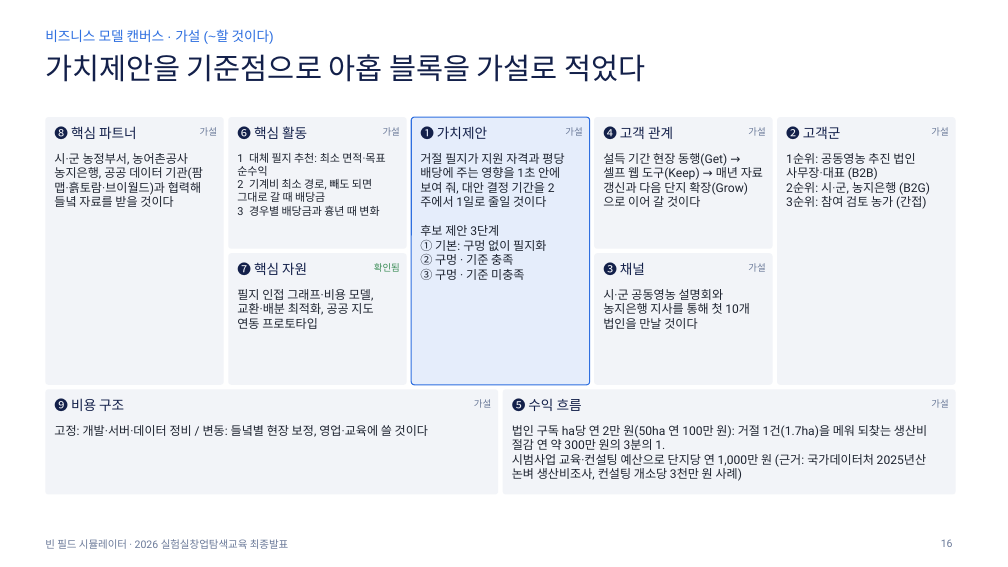
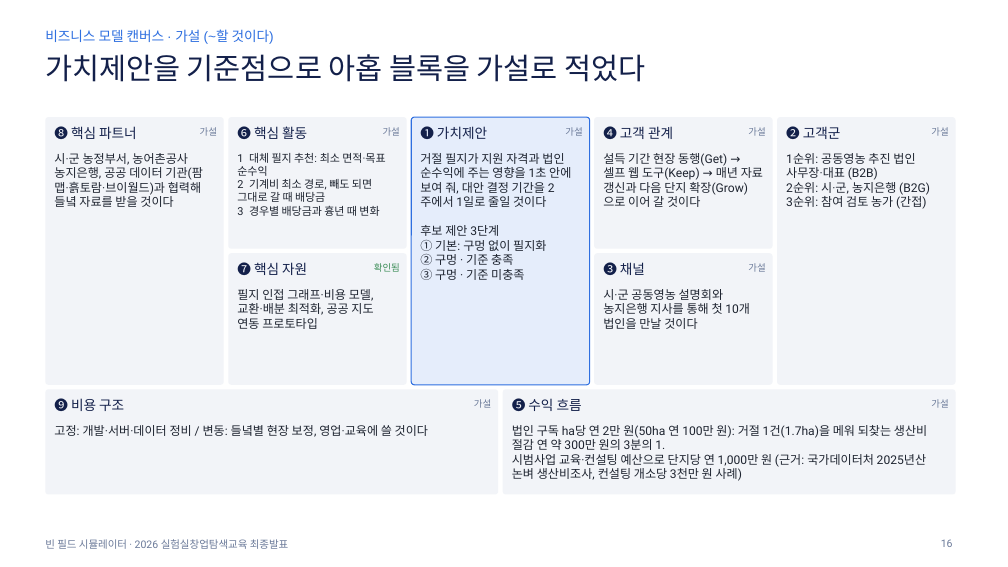
Before and after one commit to yean1234/Cooperative-farming-system, a slide deck: slide 16 of docs/빈필드시뮬레이터_최종발표.pptx. Drawn at 1008x567 pixels with LibreOffice and Linux fonts; fonts in the diff are those of the drawing. Boxes give left, top, right and bottom in pixels: in the first picture for what was removed or moved away, otherwise in the second. Text is boxed around its words. In the diff, an @@ line names an element or a change of style, - is before the commit and + after.

```diff
--- a/docs/빈필드시뮬레이터_최종발표.pptx
+++ b/docs/빈필드시뮬레이터_최종발표.pptx
@@ text at box(420, 153, 571, 207): text changed @@
-거절 필지가 지원 자격과 평당 배당에 주는 영향을 1초 안에 보여 줘, 대안 결정 기간을 2주에서 1일로 줄일 것이다
+거절 필지가 지원 자격과 법인 순수익에 주는 영향을 1초 안에 보여 줘, 대안 결정 기간을 2주에서 1일로 줄일 것이다
```
Also in this commit, not shown: 4 other slides changed, 5 other files.
